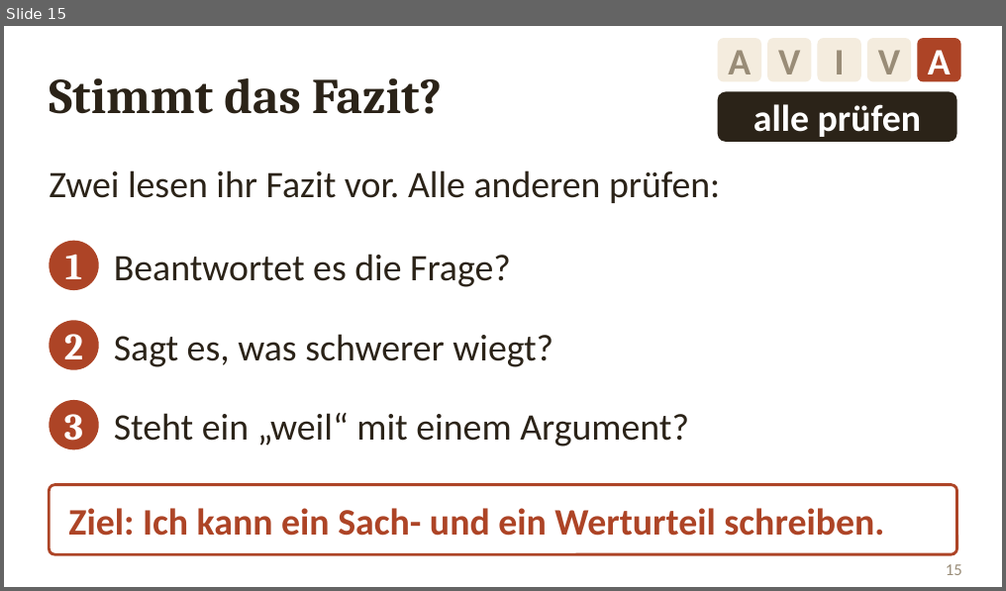
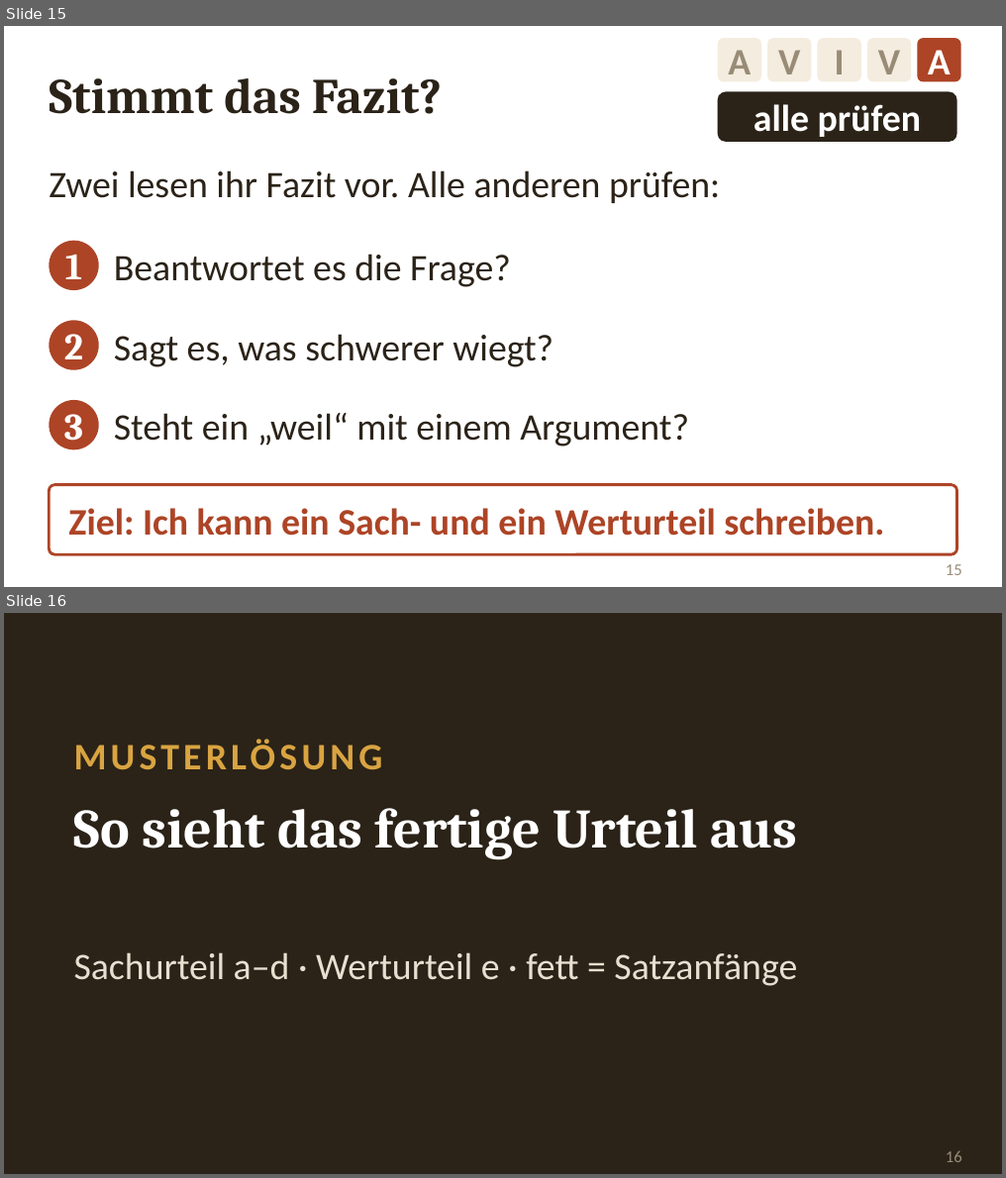
Before and after one commit to golzkonstantin-gif/Schule, a slide deck: Geschichte_11/Probeklausur_PseudoXenophon/Folien_Urteil_Kleisthenes.pptx. Shown one above the other, each under a label of ours: slide 15 before the commit, slides 15 and 16 after it. The pictures are 1006x591 and 1006x1178 pixels, drawn with LibreOffice and Linux fonts; fonts in the diff are those of the drawing. Boxes give left, top, right and bottom in pixels: in the first picture for what was removed or moved away, otherwise in the second. Text is boxed around its words. In the diff, an @@ line names an element or a change of style, - is before the commit and + after.

```diff
--- a/Geschichte_11/Probeklausur_PseudoXenophon/Folien_Urteil_Kleisthenes.pptx
+++ b/Geschichte_11/Probeklausur_PseudoXenophon/Folien_Urteil_Kleisthenes.pptx
@@ slide 16 added at bbox=[4, 613, 1002, 1174], background #2B2318 @@
@@ text added at bbox=[74, 733, 932, 782], 27 pt, text #D9A441, bold @@
+MUSTERLÖSUNG
@@ text added at bbox=[74, 808, 798, 861], 40 pt, text #FFFFFF, bold @@
+So sieht das fertige Urteil aus
@@ text added at bbox=[74, 953, 797, 986], 27 pt, text #E8DFD0 @@
+Sachurteil a–d · Werturteil e · fett = Satzanfänge
@@ page number added at bbox=[945, 1152, 962, 1162], 12 pt, text #998C77 @@
+16
```
Also in this commit, not shown: 2 slides changed, 6 other slides added, 3 other files.
